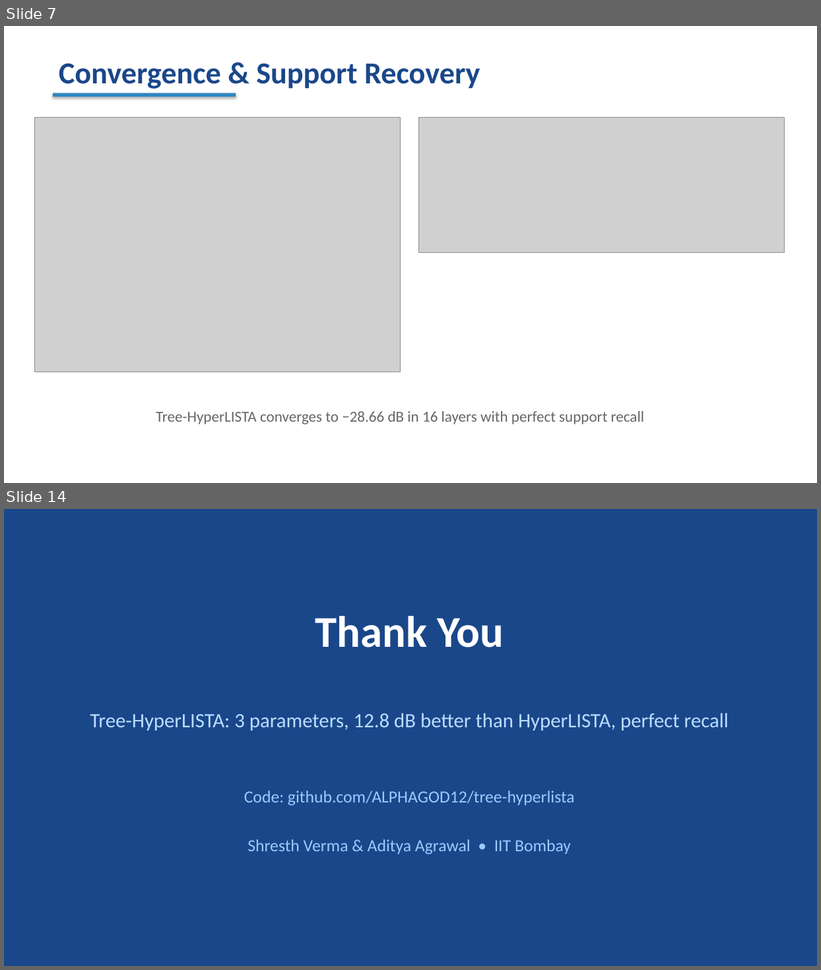
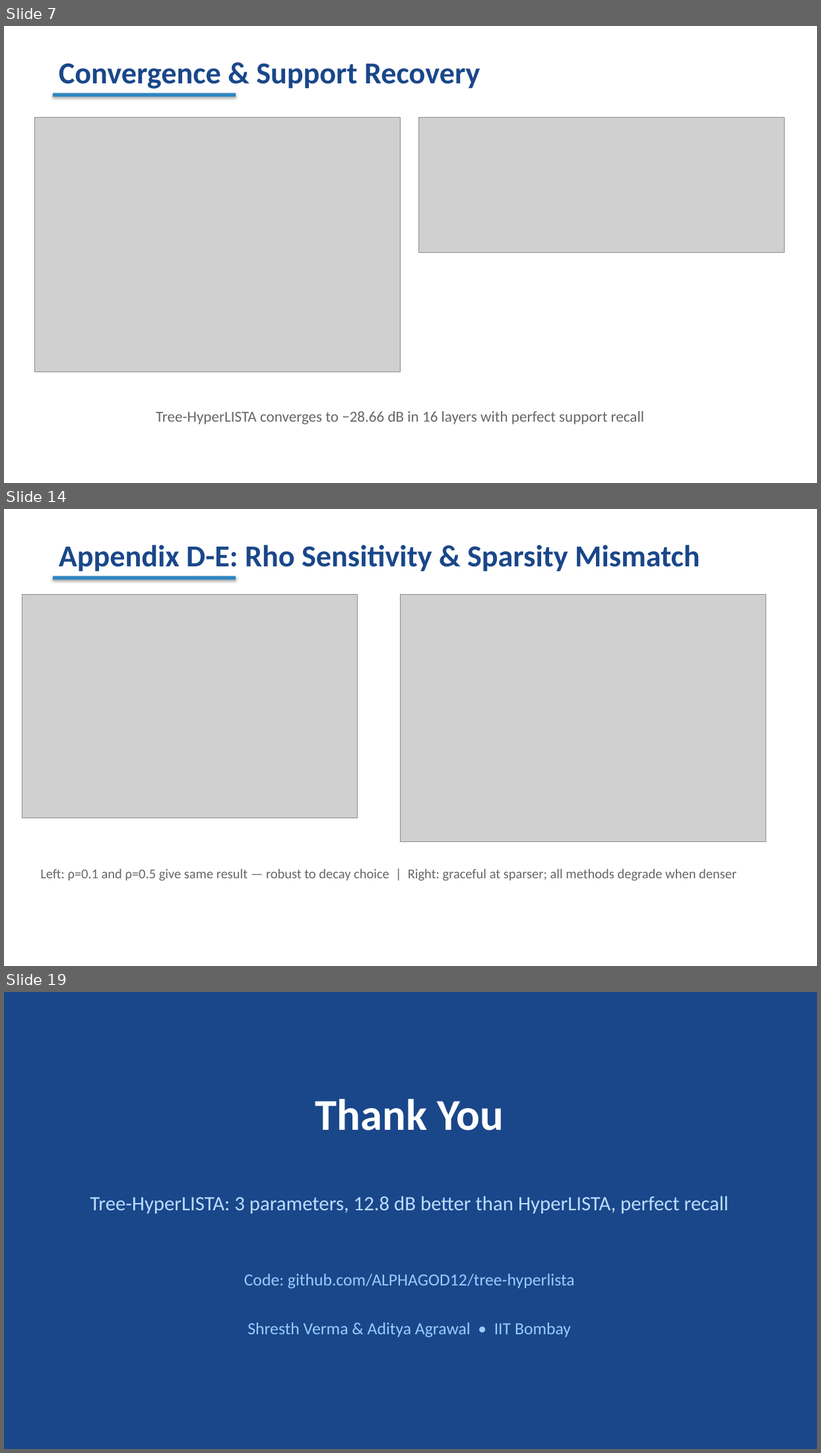
Before and after one commit to ALPHAGOD12/tree-hyperlista, a slide deck: paper/tree_hyperlista_slides.pptx. Shown one above the other, each under a label of ours: slides 7 and 14 before the commit, slides 7, 14 and 19 after it; the slides between them are not shown. The pictures are 821x970 and 821x1453 pixels, drawn with LibreOffice and Linux fonts; fonts in the diff are those of the drawing; grey boxes stand for pictures. Boxes give left, top, right and bottom in pixels: in the first picture for what was removed or moved away, otherwise in the second. Text is boxed around its words. In the diff, an @@ line names an element or a change of style, - is before the commit and + after.

```diff
--- a/paper/tree_hyperlista_slides.pptx
+++ b/paper/tree_hyperlista_slides.pptx
@@ slide 14 added at bbox=[4, 509, 817, 966], background #FFFFFF @@
@@ text added at bbox=[59, 545, 700, 572], 36 pt, text #1A478A, bold @@
+Appendix D-E: Rho Sensitivity & Sparsity Mismatch
@@ rectangle added at bbox=[53, 576, 236, 580], fill #2E86C1 @@
@@ picture added at bbox=[22, 594, 358, 819] @@
@@ picture added at bbox=[401, 594, 766, 842] @@
@@ text added at bbox=[40, 869, 737, 881], 16 pt, text #666666 @@
+Left: ρ=0.1 and ρ=0.5 give same result — robust to decay choice | Right: graceful at sparser; all methods degrade when denser
@@ what was slide 14 is now slide 19 @@
```
Also in this commit, not shown: 10 slides changed, 4 other slides added, 3 other files.
